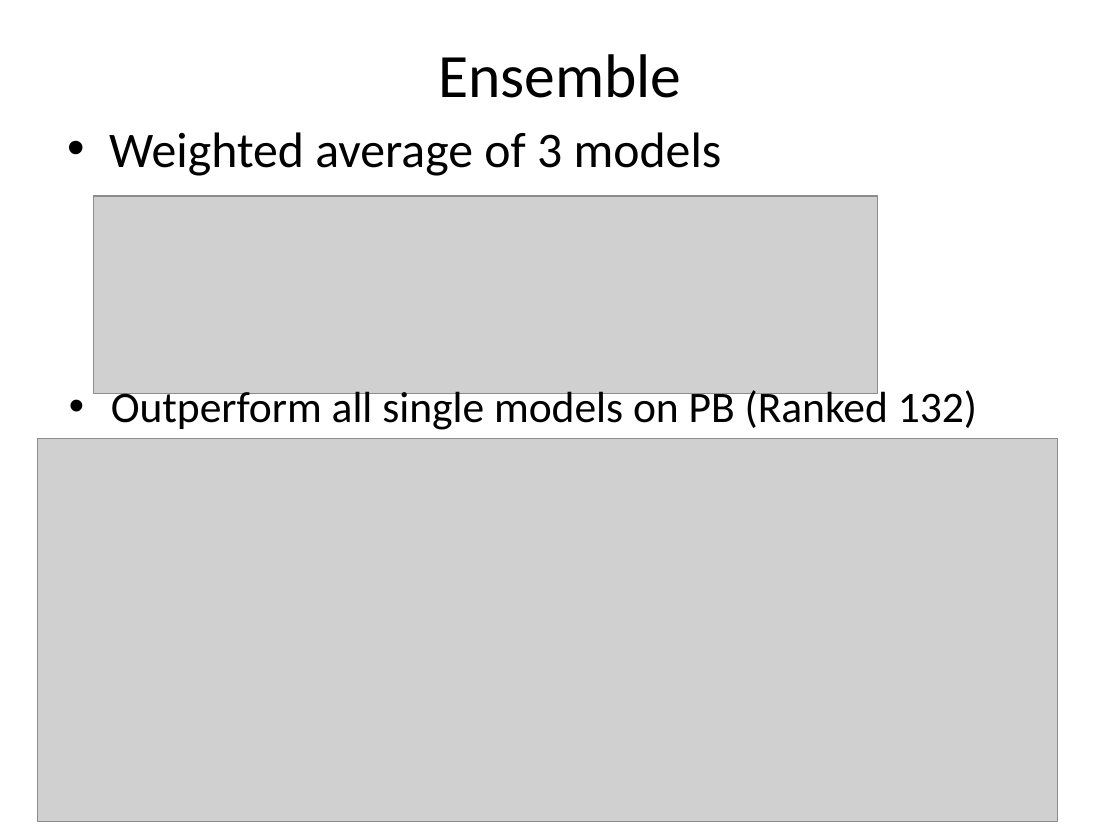
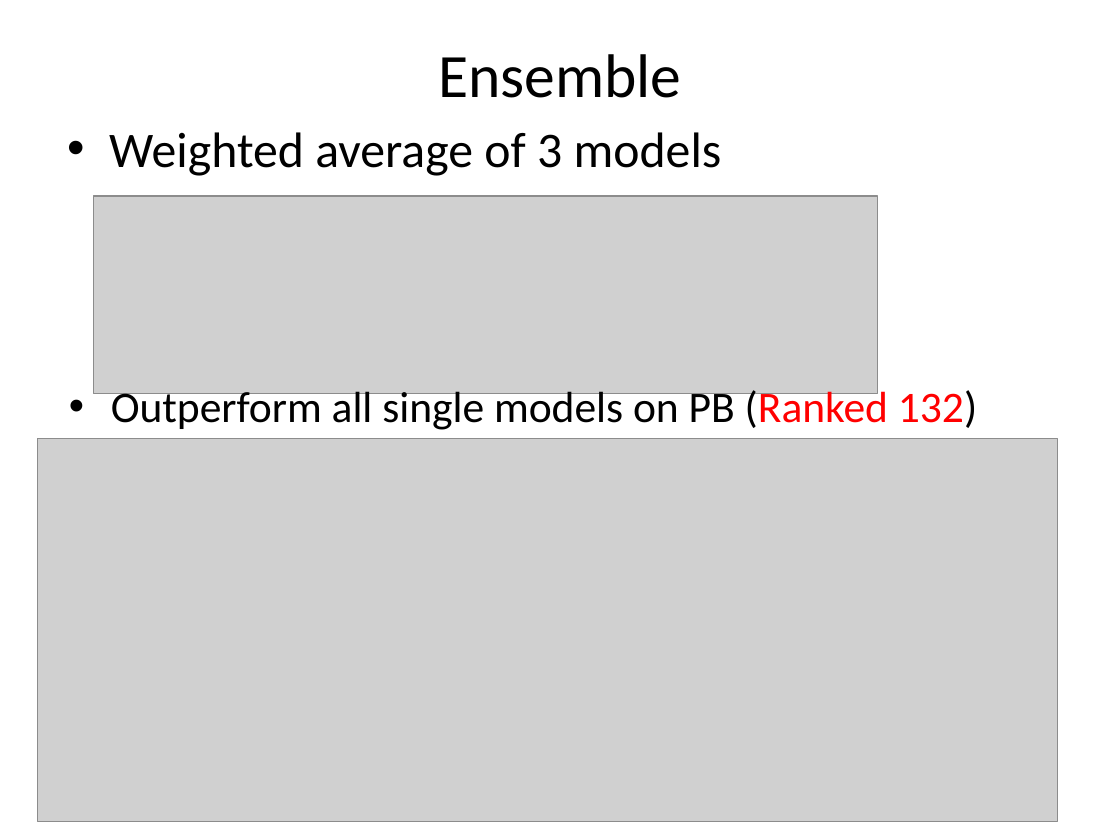
Before and after one commit to hxwang/revenue-prediction, a slide deck: slide 13 of doc/presentation/revenue-prediction.pptx. Drawn at 1120x840 pixels with LibreOffice and Linux fonts; fonts in the diff are those of the drawing; grey boxes stand for pictures. Boxes give left, top, right and bottom in pixels: in the first picture for what was removed or moved away, otherwise in the second. Text is boxed around its words. In the diff, an @@ line names an element or a change of style, - is before the commit and + after.

```diff
--- a/doc/presentation/revenue-prediction.pptx
+++ b/doc/presentation/revenue-prediction.pptx
@@ text "Outperform all single models on ..." at box(111, 386, 977, 430): text colour #000000 to #FF0000 in "(Ranked 132)" @@
```
Also in this commit, not shown: 1 other slide changed.
